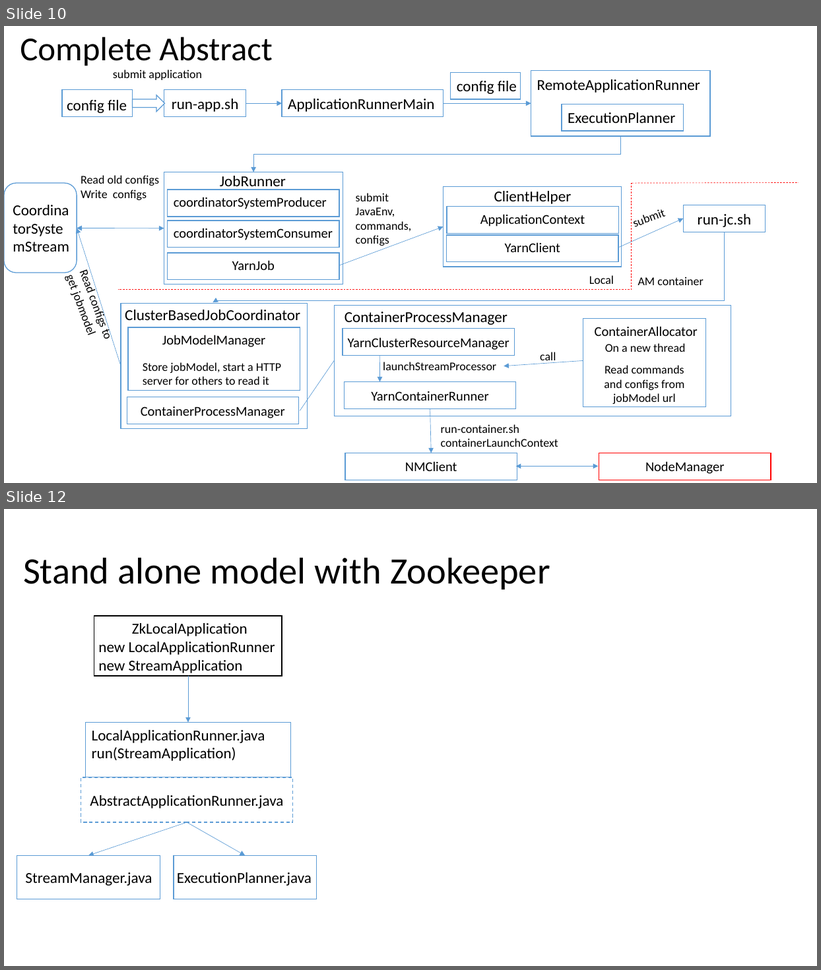
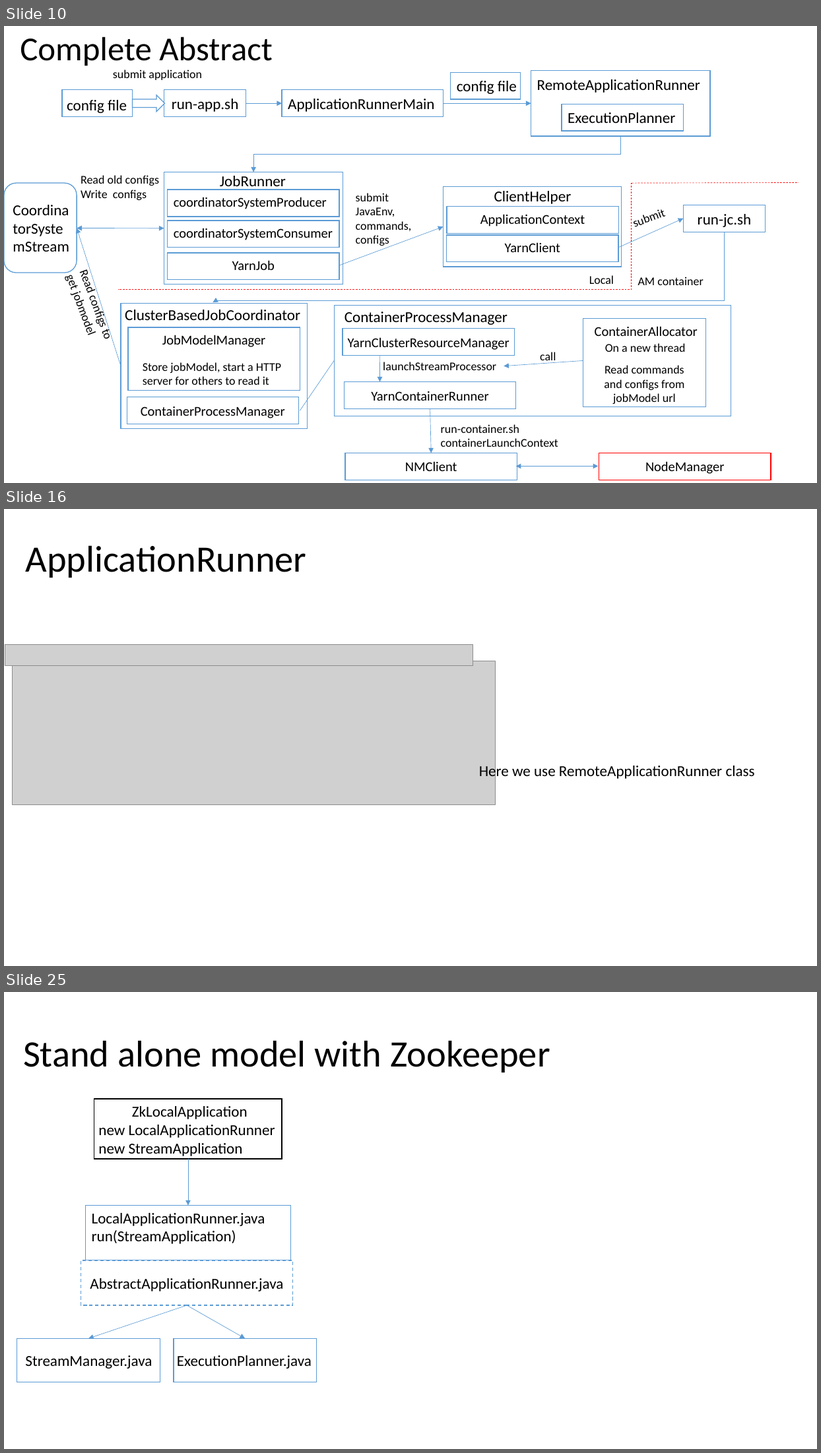
Before and after one commit to Swrrt/Samza-Documents, a slide deck: Documentation/SamzaStructure.pptx. Shown one above the other, each under a label of ours: slides 10 and 12 before the commit, slides 10, 16 and 25 after it; the slides between them are not shown. The pictures are 821x970 and 821x1453 pixels, drawn with LibreOffice and Linux fonts; fonts in the diff are those of the drawing; grey boxes stand for pictures. Boxes give left, top, right and bottom in pixels: in the first picture for what was removed or moved away, otherwise in the second. Text is boxed around its words. In the diff, an @@ line names an element or a change of style, - is before the commit and + after.

```diff
--- a/Documentation/SamzaStructure.pptx
+++ b/Documentation/SamzaStructure.pptx
@@ slide 16 added at box(4, 509, 817, 966), background #FFFFFF @@
@@ title added at box(26, 545, 307, 578), 44 pt, text #000000 @@
+ApplicationRunner
@@ picture added at box(5, 645, 474, 666) @@
@@ picture added at box(12, 661, 496, 805) @@
@@ text added at box(479, 764, 755, 781), 18 pt, text #000000 @@
+Here we use RemoteApplicationRunner class
@@ what was slide 12 is now slide 25 @@
```
Also in this commit, not shown: 1 slide changed, 12 other slides added.
